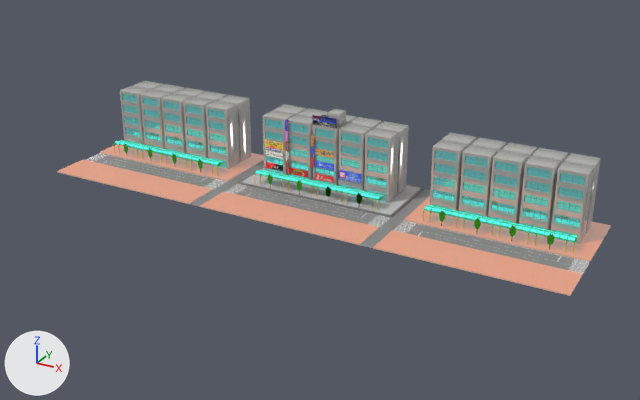
The glTF model resources/model/shopping-street.glb: old version first, new version second.
Before and after are seen from a 50 mm lens placed at (29.7, -51.7, 26.5), pointed at (1.5, -0.3, 0.8). The lights are fixed; the arrows at lower left show +X, +Y and +Z. Where no turn or scale is listed for an object, it has been applied to the vertices. Vertices at the same position are counted once.

Objects in the first picture: 'arcade-copy', 'arcade-yane-copy', 'building-copy', 'kusuriya-base', 'load', 'obj2', 'obj3', 'sidewalk-base-copy', 'soba-buil-hontai', 'tk-building-hontai'.
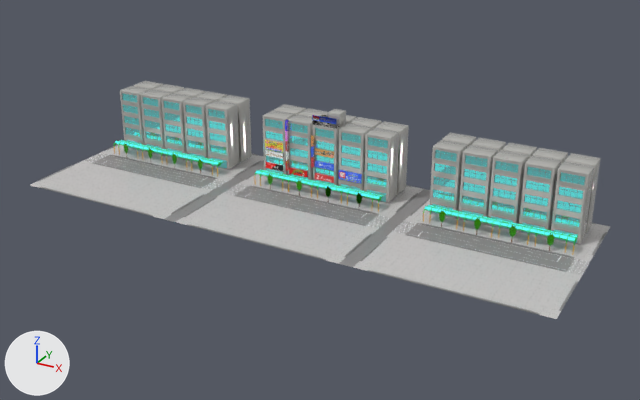
Changed parts and their boxes (x1, y1, x2, y2) in the pictures (640 x 400 px):
```json
{"object": "sidewalk-copy", "change": "added", "after": [30, 144, 610, 319]}
{"object": "load", "change": "reshaped", "before": [57, 144, 611, 296], "after": [83, 144, 590, 275], "on screen": "8% narrower, 14% shorter"}
{"object": "obj2", "change": "deleted", "before": [439, 210, 555, 250]}
{"object": "obj3", "change": "deleted", "before": [124, 144, 203, 173]}
{"part": 1, "of": "me_load", "change": "cut back", "before": [57, 144, 611, 296], "after": [124, 144, 555, 267]}
```

The change, as JSON lines over the scene's bpy script:
```json
{"block": "me_load", "where": "# used by ob_load; location = (0.0, 0.0, 0.0)"}
{"op": "remove", "block": "me_load", "code": "me_load.from_pydata(...)  # 800 vertices, 2944 faces; spans x -20.5..20.5, y -4.0..7.0, z 0.0..0.1"}
{"op": "add", "block": "me_load", "code": "me_load.from_pydata(...)  # 208 vertices, 230 faces; spans x -20.5..20.5, y -7.0..7.0, z 0.0..1.7"}
{"block": "me_load", "change": "me_load part 1: 638 vertices removed from x -20.5..20.5, y -4.0..7.0, z 0.0..0.1; 46 vertices added at x -18.6..18.6, y -7.0..4.0, z 0.0..1.7"}
{"op": "add", "block": "me_load", "code": "me_load.materials.append(mat_tree)"}
{"op": "add", "block": "me_sidewalk_copy", "code": ["me_sidewalk_copy = bpy.data.meshes.new('sidewalk-copy')", "me_sidewalk_copy.from_pydata(...)  # 1490 vertices, 3125 faces; spans x -20.5..20.5, y -7.0..7.0, z 0.0..0.1", "me_sidewalk_copy.materials.append(mat_side_walk)  # picture img_image_21"]}
{"op": "remove", "block": "ob_obj2", "code": ["ob_obj2 = bpy.data.objects.new('obj2', me_obj2)", "ob_obj2.location = (0.0, 0.0, 0.0)"]}
{"op": "remove", "block": "ob_obj3", "code": ["ob_obj3 = bpy.data.objects.new('obj3', me_obj3)", "ob_obj3.location = (0.0, 0.0, 0.0)"]}
{"op": "add", "block": "ob_sidewalk_copy", "code": ["ob_sidewalk_copy = bpy.data.objects.new('sidewalk-copy', me_sidewalk_copy)", "ob_sidewalk_copy.location = (0.0, 0.0, 0.0)"]}
```
